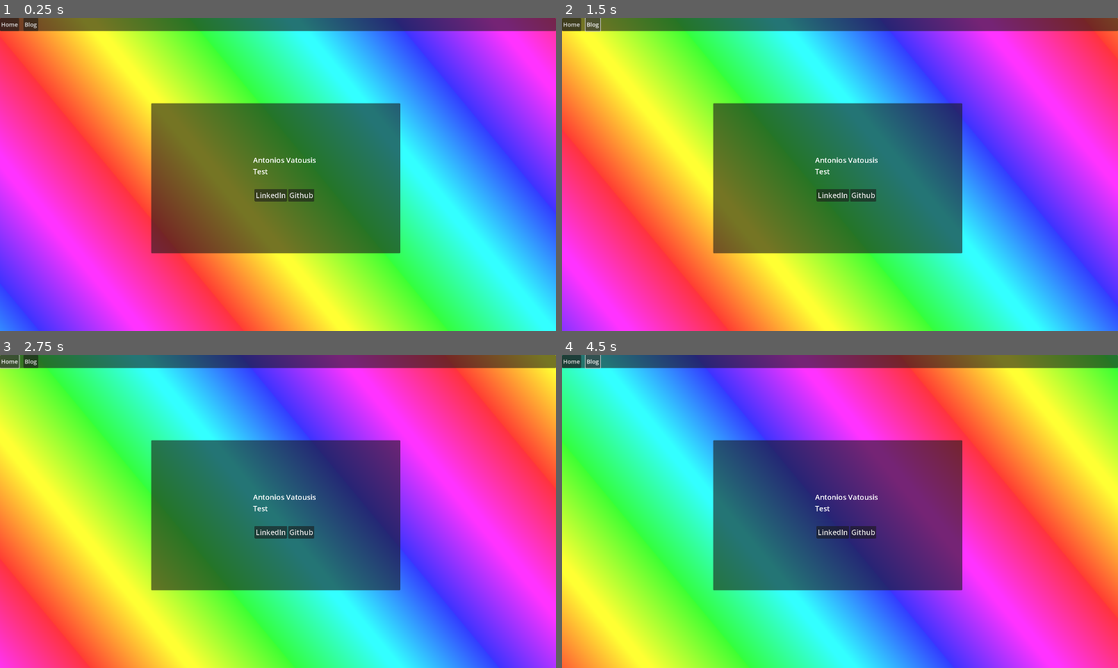
Above: before the commit, frames 1-4 (two rows, left to right).
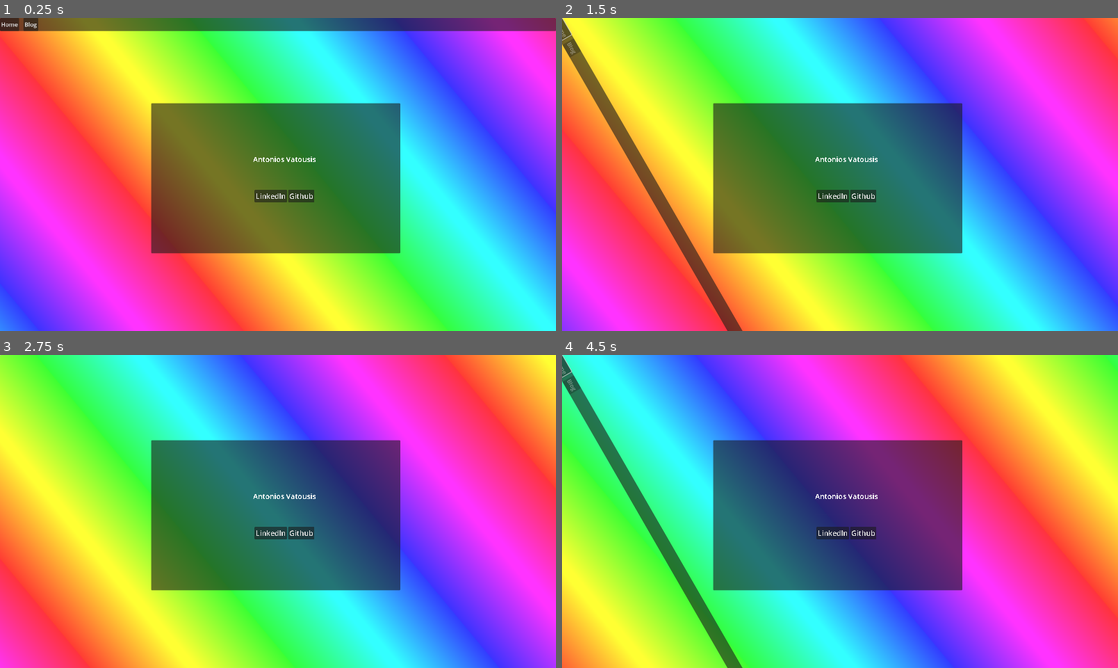
Above: after the commit, the same moments.

Repository: antv199/antv199.github.io
Game: Godot game, scene res://Website.tscn
Same seed, same stepped clock (60 frames per second), same inputs: the game is played once before the commit and once after it.
Inputs (mouse positions are in pixels of both pictures, inside the frame that each line leads up to):
- Up to frame 1 (0.25 s): no input
- Up to frame 2 (1.5 s): click "Home" at 0.5 s; click (595, 24) at 1.25 s, where only the run before the commit has a clickable "Blog"
- Up to frame 3 (2.75 s): click "Home" at 2 s
- Up to frame 4 (4.5 s): click (595, 361) at 2.75 s, where only the run before the commit has a clickable "Blog"; click "Home" at 3.5 s; click (595, 361) at 4.25 s, where only the run before the commit has a clickable "Blog"

The runs differ from the first frame. In frame 1, 0.3% of the frame differs, in the area x 0-57%, y 1-59%; in frame 2, 7.1%, in the area x 0-100%, y 0-100%; in frame 3, 4.5%; in frame 4, 7.1%.

Commit message:
stuff
- Update to Godot 4.4
- Added an animation for home button
- Website Name changes now
- Added Anti-Aliasing(?)

Diff:
--- a/Website.gd
+++ b/Website.gd
@@ -3,6 +3,10 @@
 var isRunningOnMobile: bool = false
 
 func _ready() -> void:
+	DisplayServer.window_set_title("Antonios Vatousis")
+	# Window.set_title("Anthony Vatousis")
+	get_window().set_title("Antonios Vatousis")
+
 	# Basic Check for Mobile
 	if OS.has_feature("web_android") or OS.has_feature("web_ios") or OS.has_feature("android") or OS.has_feature("ios"):
 		print_debug("Running on Mobile")
@@ -14,11 +18,11 @@
 	%HTTPRequest.request_completed.connect(self._http_request_completed)
 
 	# Perform the HTTP request. The URL below returns a PNG image as of writing.
-	var error = %HTTPRequest.request("https://avatars.githubusercontent.com/u/25984671?v=4")
+	var error = %HTTPRequest.request("https://avatars.githubusercontent.com/u/25984671?v=3")
 	if error != OK:
 		push_error("An error occurred in the HTTP request.")
 
-func _process(delta: float) -> void:
+func _process(_delta: float) -> void:
 	# print_debug(DisplayServer.window_get_size())
 	if DisplayServer.window_get_size().x < 800 or isRunningOnMobile:
 		%MobileView.visible = true
@@ -36,7 +40,7 @@
 
 
 # Called when the HTTP request is completed.
-func _http_request_completed(result, response_code, headers, body):
+func _http_request_completed(result, _response_code, _headers, body) -> void:
 	if result != HTTPRequest.RESULT_SUCCESS:
 		push_error("Image couldn't be downloaded. Try a different image.")
 
@@ -60,3 +64,6 @@
 
 func _on_blog_pressed() -> void:
 	OS.shell_open("https://antv199.github.io/blog/")
+
+func _on_fake_home_button_pressed() -> void:
+	%AnimationPlayer.play("home_button")
--- a/Website.tscn
+++ b/Website.tscn
@@ -1,13 +1,97 @@
-[gd_scene load_steps=4 format=3 uid="uid://bhs1kvbuurhmf"]
-
-[ext_resource type="Script" path="res://Website.gd" id="1_m1w33"]
-[ext_resource type="Shader" path="res://gradient.gdshader" id="2_2bwuh"]
+[gd_scene load_steps=7 format=3 uid="uid://bhs1kvbuurhmf"]
+
+[ext_resource type="Script" uid="uid://da6g7htbetojc" path="res://Website.gd" id="1_m1w33"]
+[ext_resource type="Shader" uid="uid://miy2e8c8sn5o" path="res://gradient.gdshader" id="2_2bwuh"]
 
 [sub_resource type="ShaderMaterial" id="ShaderMaterial_myqhl"]
 shader = ExtResource("2_2bwuh")
 shader_parameter/strength = 0.8
 shader_parameter/speed = 0.1
 shader_parameter/angle = 25.0
+
+[sub_resource type="Animation" id="Animation_yqeyb"]
+resource_name = "home_button"
+tracks/0/type = "value"
+tracks/0/imported = false
+tracks/0/enabled = true
+tracks/0/path = NodePath("Navbar/NavbarHorContainer/FakeHomeButton:disabled")
+tracks/0/interp = 1
+tracks/0/loop_wrap = true
+tracks/0/keys = {
+"times": PackedFloat32Array(0, 1),
+"transitions": PackedFloat32Array(1, 1),
+"update": 1,
+"values": [true, false]
+}
+tracks/1/type = "value"
+tracks/1/imported = false
+tracks/1/enabled = true
+tracks/1/path = NodePath("Navbar/NavbarHorContainer/Blog:disabled")
+tracks/1/interp = 1
+tracks/1/loop_wrap = true
+tracks/1/keys = {
+"times": PackedFloat32Array(0, 1),
+"transitions": PackedFloat32Array(1, 1),
+"update": 1,
+"values": [true, false]
+}
+tracks/2/type = "value"
+tracks/2/imported = false
+tracks/2/enabled = true
+tracks/2/path = NodePath("Navbar:rotation")
+tracks/2/interp = 1
+tracks/2/loop_wrap = true
+tracks/2/keys = {
+"times": PackedFloat32Array(0, 0.5, 1),
+"transitions": PackedFloat32Array(1, 1, 1),
+"update": 0,
+"values": [0.0, 6.28319, 0.0]
+}
+
+[sub_resource type="Animation" id="Animation_g7r6l"]
+length = 0.001
+tracks/0/type = "value"
+tracks/0/imported = false
+tracks/0/enabled = true
+tracks/0/path = NodePath("Navbar/NavbarHorContainer/FakeHomeButton:disabled")
+tracks/0/interp = 1
+tracks/0/loop_wrap = true
+tracks/0/keys = {
+"times": PackedFloat32Array(0),
+"transitions": PackedFloat32Array(1),
+"update": 1,
+"values": [false]
+}
+tracks/1/type = "value"
+tracks/1/imported = false
+tracks/1/enabled = true
+tracks/1/path = NodePath("Navbar/NavbarHorContainer/Blog:disabled")
+tracks/1/interp = 1
+tracks/1/loop_wrap = true
+tracks/1/keys = {
+"times": PackedFloat32Array(0),
+"transitions": PackedFloat32Array(1),
+"update": 1,
+"values": [false]
+}
+tracks/2/type = "value"
+tracks/2/imported = false
+tracks/2/enabled = true
+tracks/2/path = NodePath("Navbar:rotation")
+tracks/2/interp = 1
+tracks/2/loop_wrap = true
+tracks/2/keys = {
+"times": PackedFloat32Array(0),
+"transitions": PackedFloat32Array(1),
+"update": 0,
+"values": [0.0]
+}
+
+[sub_resource type="AnimationLibrary" id="AnimationLibrary_g7r6l"]
+_data = {
+&"RESET": SubResource("Animation_g7r6l"),
+&"home_button": SubResource("Animation_yqeyb")
+}
 
 [node name="Control" type="Control"]
 layout_mode = 3
@@ -103,13 +187,14 @@
 text = "Antonios Vatousis"
 
 [node name="Name2" type="Label" parent="ProfileView/DesktopView/VBoxContainer"]
+visible = false
 layout_mode = 2
 theme_override_font_sizes/font_size = 25
 text = "Test"
 
 [node name="VSplitContainer" type="HSeparator" parent="ProfileView/DesktopView/VBoxContainer"]
 layout_mode = 2
-theme_override_constants/separation = 35
+theme_override_constants/separation = 80
 
 [node name="ButtonsContainer" type="HBoxContainer" parent="ProfileView/DesktopView/VBoxContainer"]
 layout_mode = 2
@@ -151,6 +236,7 @@
 horizontal_alignment = 1
 
 [node name="Name2" type="Label" parent="ProfileView/MobileView"]
+visible = false
 layout_mode = 2
 theme_override_font_sizes/font_size = 60
 text = "Test"
@@ -158,7 +244,7 @@
 
 [node name="VSplitContainer" type="HSeparator" parent="ProfileView/MobileView"]
 layout_mode = 2
-theme_override_constants/separation = 40
+theme_override_constants/separation = 80
 
 [node name="ButtonsContainer" type="HBoxContainer" parent="ProfileView/MobileView"]
 layout_mode = 2
@@ -182,6 +268,13 @@
 [node name="HTTPRequest" type="HTTPRequest" parent="."]
 unique_name_in_owner = true
 
+[node name="AnimationPlayer" type="AnimationPlayer" parent="."]
+unique_name_in_owner = true
+libraries = {
+&"": SubResource("AnimationLibrary_g7r6l")
+}
+
+[connection signal="pressed" from="Navbar/NavbarHorContainer/FakeHomeButton" to="." method="_on_fake_home_button_pressed"]
 [connection signal="pressed" from="Navbar/NavbarHorContainer/Blog" to="." method="_on_blog_pressed"]
 [connection signal="pressed" from="ProfileView/DesktopView/VBoxContainer/ButtonsContainer/LinkedinDesk" to="." method="_on_linkedin_pressed"]
 [connection signal="pressed" from="ProfileView/DesktopView/VBoxContainer/ButtonsContainer/Github" to="." method="_on_github_pressed"]
--- a/project.godot
+++ b/project.godot
@@ -12,7 +12,7 @@
 
 config/name="website"
 run/main_scene="res://Website.tscn"
-config/features=PackedStringArray("4.3", "GL Compatibility")
+config/features=PackedStringArray("4.4", "GL Compatibility")
 config/icon="res://icon.svg"
 
 [display]
@@ -26,6 +26,11 @@
 
 [rendering]
 
+textures/canvas_textures/default_texture_filter=3
+textures/canvas_textures/default_texture_repeat=1
 renderer/rendering_method="gl_compatibility"
 renderer/rendering_method.mobile="gl_compatibility"
 textures/vram_compression/import_etc2_astc=true
+anti_aliasing/quality/msaa_2d=2
+anti_aliasing/quality/msaa_3d=1
+anti_aliasing/quality/screen_space_aa=1
Not shown, added: Website.gd.uid
Not shown, changed: export_presets.cfg
Not shown, added: gradient.gdshader.uid
Not shown, changed: .github/workflows/ci.yml
